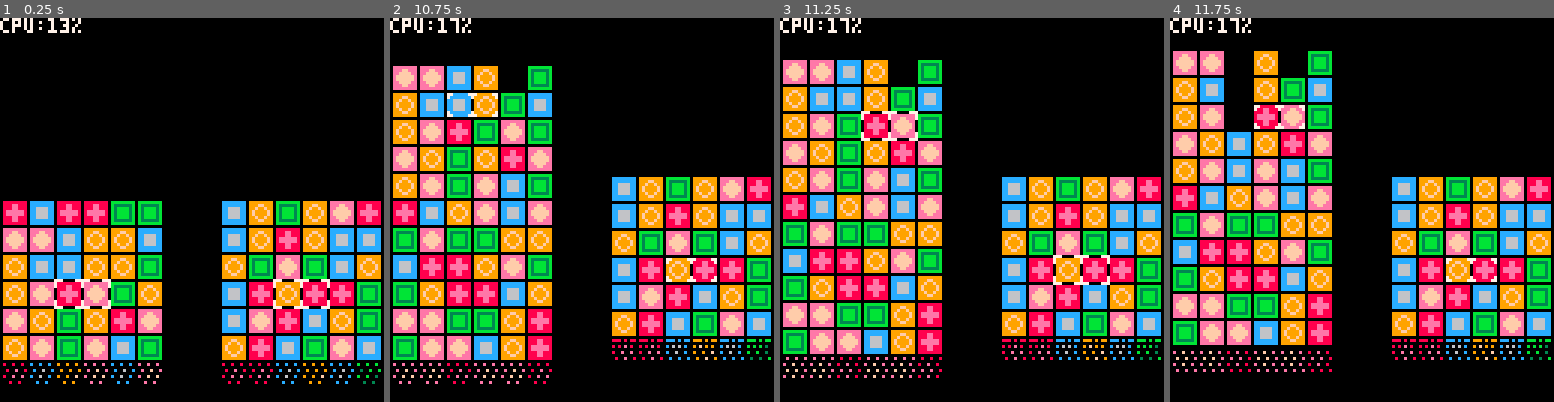
Above: before the commit, frames 1-4 (left to right).
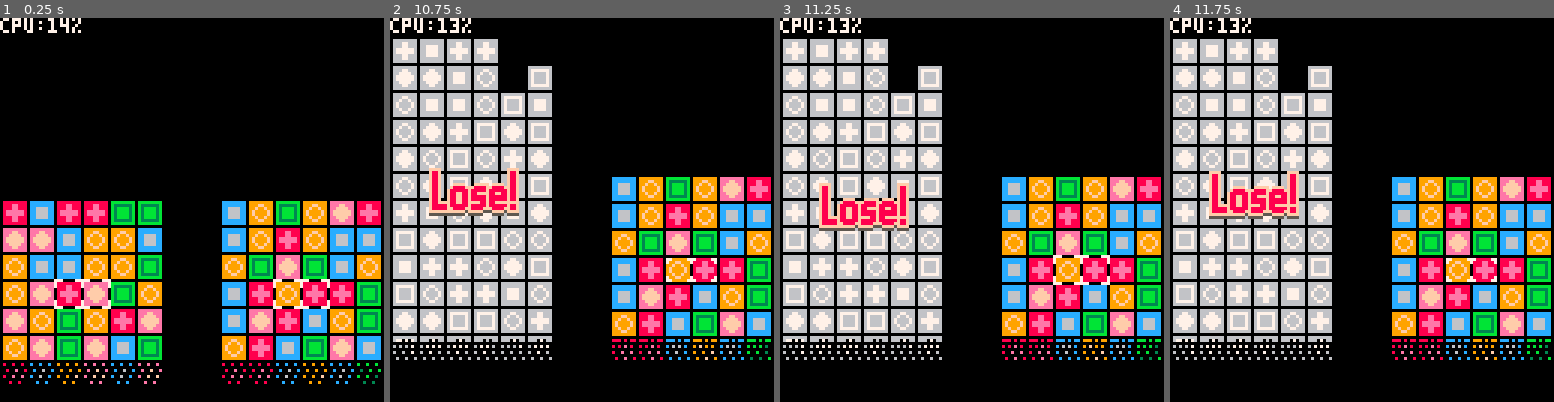
Above: after the commit, the same moments.

Repository: stevelavietes/pico8carts
Game: PICO-8 cartridge pa.p8
Two runs of this game, one before a commit and one after it. Both use one fixed random seed, a clock stepped at 60 frames per second and the inputs below.
Inputs:
- Up to frame 1 (0.25 s): no input
- Up to frame 2 (10.75 s): tap X (X key) at 0.33, 1.07, 1.85, 2.97, 4.08, 5.2, 6.32, 7.43, 8.55, 9.67 s; tap O (Z key) at 0.7, 1.7, 2.1, 2.5, 2.9, 3.3, 3.7, 4.1, 4.5, 4.9, 5.3, 5.7, 6.1, 6.5, 6.9, 7.3, 7.7, 8.1, 8.5, 8.9, 9.3, 9.7, 10.1, 10.5 s; hold Right 1.6-2.1 s; hold Up 2.15-2.42 s; hold Right 2.47-3.03 s; hold Left 3.08-3.58 s; hold Down 3.63-3.97 s; hold Right 4.02-4.68 s; hold Up 4.73-5.03 s; hold Left 5.08-5.68 s; hold Down 5.73-6.03 s; hold Right 6.08-6.58 s; hold Right 6.63-7.13 s; hold Up 7.18-7.45 s; hold Right 7.5-8.07 s; hold Left 8.12-8.62 s; hold Down 8.67-9 s; hold Right 9.05-9.72 s; hold Up 9.77-10.07 s; hold Left 10.12-10.72 s
- Up to frame 3 (11.25 s): hold Down 10.77-11.07 s; tap X (X key) at 10.78 s; tap O (Z key) at 10.9 s; hold Right from 11.12 s (still down)
- Up to frame 4 (11.75 s): tap O (Z key) at 11.3, 11.7 s; release Right at 11.62 s

The runs differ from the first frame. In frame 1, less than 0.1% of the frame differs, in the area x 15-18%, y 0-4%; in frame 2, 28%; in frame 3, 30%, in the area x 0-43%, y 1-94%; in frame 4, 29%.

Commit message:
very basic game end state

Diff:
--- a/pa.p8
+++ b/pa.p8
@@ -41,6 +41,7 @@
  b.p = p or 0
  b.o = 0
  b.r = 0.025
+ b.st = 0
  return b
 end
 
@@ -96,6 +97,12 @@
 end
 
 function update_board(b)
+ if b.st == 1 then
+  return
+ elseif b.st == 2 then
+  return
+ end
+
  if btn(4,b.p) then
   b.o+=1
  else
@@ -103,6 +110,14 @@
  end
 
  if b.o >= 9 then
+  local r = b.t[1]
+  for i=1,#r do
+   if r[i].t > 0 then
+    b.st=1
+    return
+   end
+  end
+
   b.o=0
   del(b.t, b.t[1])
   add(b.t, make_row(b.w,false))
@@ -248,14 +263,18 @@
    end
 
    if s > 0 then
-    if r[w].m then
-     if elapsed(r[w].m)%3 == 0 then
-      s+=16
+    if b.st == 0 then
+     if r[w].m then
+      if elapsed(r[w].m)%3 == 0 then
+       s+=16
+      end
+     else
+      if warn then
+       s+=32
+      end
      end
     else
-     if warn then
-      s+=32
-     end
+     s+=16
     end
     spr(s,(w-1)*9,(h-1)*9)
    end
@@ -281,7 +300,16 @@
 
  local x = b.cx*9
  local y = b.cy*9
- draw_curs(x, y, b.s == nil and g.tick%30 < 15)
+
+ if b.st==0 then
+  draw_curs(x, y, b.s==nil and
+    g.tick%30 < 15)
+ elseif b.st==1 then
+  local x=(b.w*9)/2-16
+  local y=(b.h*9)/2-8
+   +sin(g.tick/35)*3
+  spr(68,x,y,4,2)
+ end
 
  popc()
 end
@@ -413,22 +441,22 @@
 00000000000000000000000000000000000000000000000000000000000000000000000000000000000000000000000000000000000000000000000000000000
 00000000000000000000000000000000000000000000000000000000000000000000000000000000000000000000000000000000000000000000000000000000
 00000000000000000000000000000000000000000000000000000000000000000000000000000000000000000000000000000000000000000000000000000000
-00000000000000000000000000000000000000000000000000000000000000000000000000000000000000000000000000000000000000000000000000000000
-00000000000000000000000000000000000000000000000000000000000000000000000000000000000000000000000000000000000000000000000000000000
-00000000000000000000000000000000000000000000000000000000000000000000000000000000000000000000000000000000000000000000000000000000
-00000000000000000000000000000000000000000000000000000000000000000000000000000000000000000000000000000000000000000000000000000000
-00000000000000000000000000000000000000000000000000000000000000000000000000000000000000000000000000000000000000000000000000000000
-00000000000000000000000000000000000000000000000000000000000000000000000000000000000000000000000000000000000000000000000000000000
-00000000000000000000000000000000000000000000000000000000000000000000000000000000000000000000000000000000000000000000000000000000
-00000000000000000000000000000000000000000000000000000000000000000000000000000000000000000000000000000000000000000000000000000000
-00000000000000000000000000000000000000000000000000000000000000000000000000000000000000000000000000000000000000000000000000000000
-00000000000000000000000000000000000000000000000000000000000000000000000000000000000000000000000000000000000000000000000000000000
-00000000000000000000000000000000000000000000000000000000000000000000000000000000000000000000000000000000000000000000000000000000
-00000000000000000000000000000000000000000000000000000000000000000000000000000000000000000000000000000000000000000000000000000000
-00000000000000000000000000000000000000000000000000000000000000000000000000000000000000000000000000000000000000000000000000000000
-00000000000000000000000000000000000000000000000000000000000000000000000000000000000000000000000000000000000000000000000000000000
-00000000000000000000000000000000000000000000000000000000000000000000000000000000000000000000000000000000000000000000000000000000
-00000000000000000000000000000000000000000000000000000000000000000000000000000000000000000000000000000000000000000000000000000000
+00ffff0000ffff00000000000ffff0000ffff0000000000000000000000ffff00000000000000000000000000000000000000000000000000000000000000000
+00f33f0000f33f00000000000f33f0000f88f0000000000000000000000f88f00000000000000000000000000000000000000000000000000000000000000000
+00f33f0000f33ffff00000000f33f0000f88f0000000000000000000000f88f00000000000000000000000000000000000000000000000000000000000000000
+00f33f0000f33f33f00000000f33f0000f88f0000000000000000000000f88f00000000000000000000000000000000000000000000000000000000000000000
+00f33ffffff33f33f00000000f33f0000f88f0000000000000000000000f88f00000000000000000000000000000000000000000000000000000000000000000
+00f33ff33ff33ffffff0fff00f33f0000f88f0000ffff000fffff0ffff0f88f00000000000000000000000000000000000000000000000000000000000000000
+00f33ff33ff33f33f33f333f0f33f0000f88f000f8888fff8888ff8888ff88f00000000000000000000000000000000000000000000000000000000000000000
+00f33ff33ff33f33f3333333ff33f0000f88f00f888888f88888f888888f88f00000000000000000000000000000000000000000000000000000000000000000
+00f33ff33ff33f33f333ff33ff33f0000f88f00f88ff88f88ffff88ff88f88f00000000000000000000000000000000000000000000000000000000000000000
+00f33ff33ff33f33f33f5f33ff33f0000f88f00f88ff88f88888f888888f88f00000000000000000000000000000000000000000000000000000000000000000
+00f33ff33ff33f33f33f0f33ff33f0000f88f00f88ff88f88888f888888f88f00000000000000000000000000000000000000000000000000000000000000000
+00f3333333333f33f33f0f33fffff0000f88ffff88ff88ffff88f88ffffffff00000000000000000000000000000000000000000000000000000000000000000
+00f3333ff3333f33f33f0f33ff33f0000f88888f888888f88888f888888f88f00000000000000000000000000000000000000000000000000000000000000000
+005f333ff333ff33f33f0f33ff33f0000f88888ff8888ff8888fff8888ff88f00000000000000000000000000000000000000000000000000000000000000000
+0005fff55fff5fffffff0ffffffff0000ffffffffffff5fffff555ffff5ffff00000000000000000000000000000000000000000000000000000000000000000
+00005550055505555555055555555000055555555555505555500055550555500000000000000000000000000000000000000000000000000000000000000000
 00000000000000000000000000000000000000000000000000000000000000000000000000000000000000000000000000000000000000000000000000000000
 00000000000000000000000000000000000000000000000000000000000000000000000000000000000000000000000000000000000000000000000000000000
 00000000000000000000000000000000000000000000000000000000000000000000000000000000000000000000000000000000000000000000000000000000
